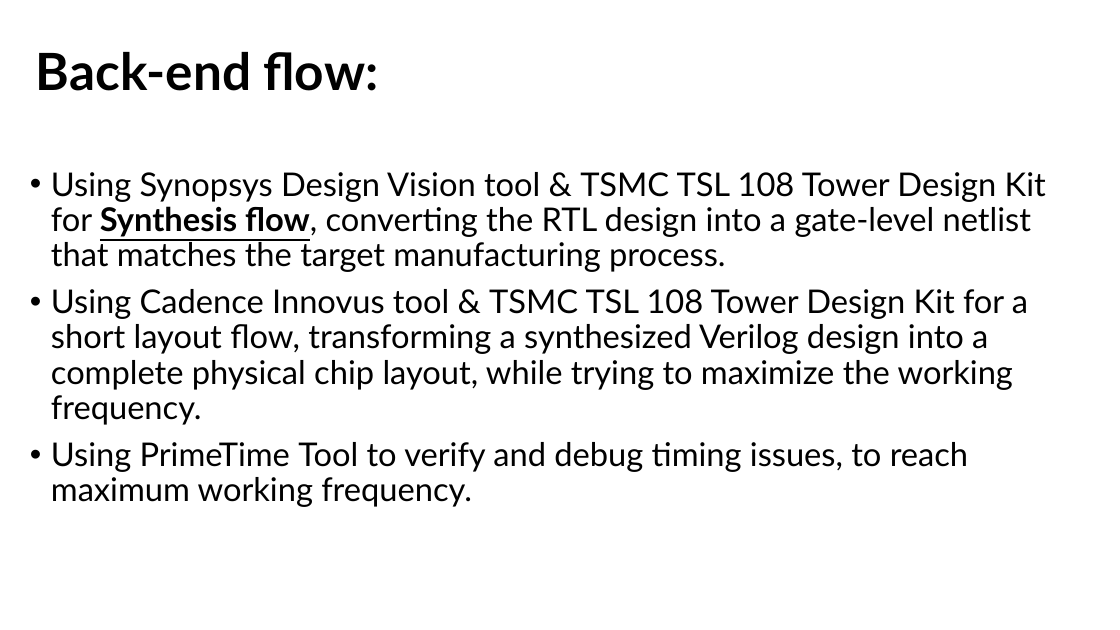
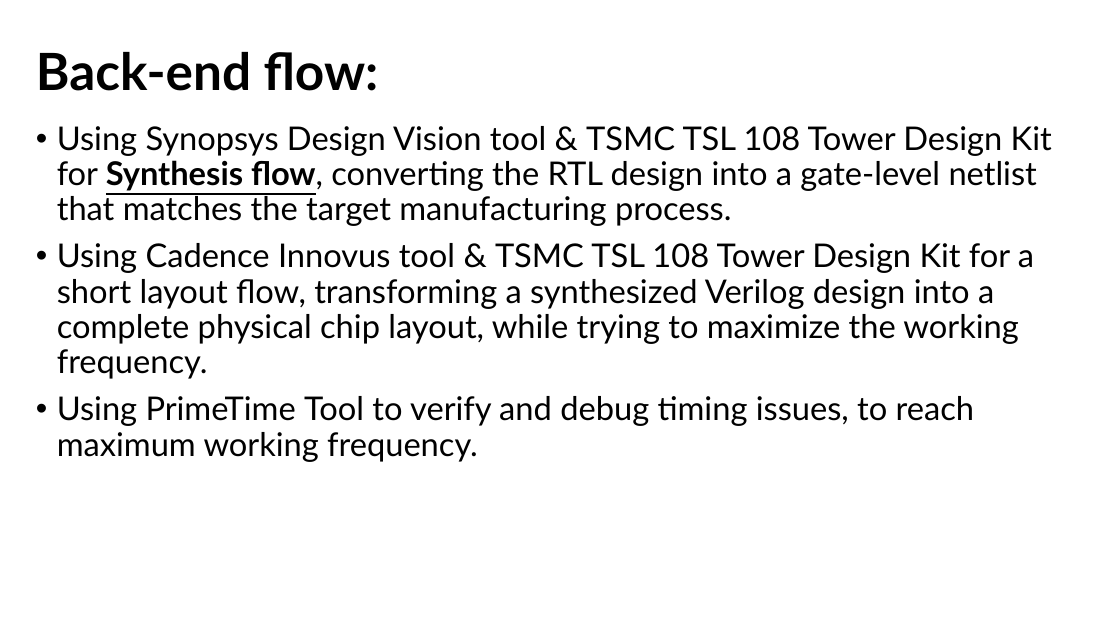
Before and after one commit to muhammad0bi/044169_project_B, a slide deck: slide 12 of Presintaions and Reports/Final presntaion VLSI.pptx (slide 11 before the commit). Drawn at 1120x630 pixels with LibreOffice and Linux fonts; fonts in the diff are those of the drawing. Boxes give left, top, right and bottom in pixels: in the first picture for what was removed or moved away, otherwise in the second. Text is boxed around its words. In the diff, an @@ line names an element or a change of style, - is before the commit and + after.

```diff
--- a/Presintaions and Reports/Final presntaion VLSI.pptx
+++ b/Presintaions and Reports/Final presntaion VLSI.pptx
@@ text "Using Synopsys Design Vision tool ...": place and size @@
-text "Using Synopsys Design Vision tool ..." at [51, 172, 1046, 507]
+text "Using Synopsys Design Vision tool ..." at [57, 126, 1052, 462]
```
Also in this commit, not shown: 1 other slide changed, 4 slides added, 1 other file.
